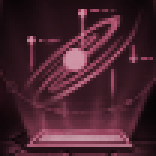
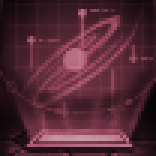
Two versions of the same layered image (156x156). Layer-by-layer changes:
added layer "Pasted Layer #2" (73%) above "Pasted Layer" over [3, 0, 156, 105]
